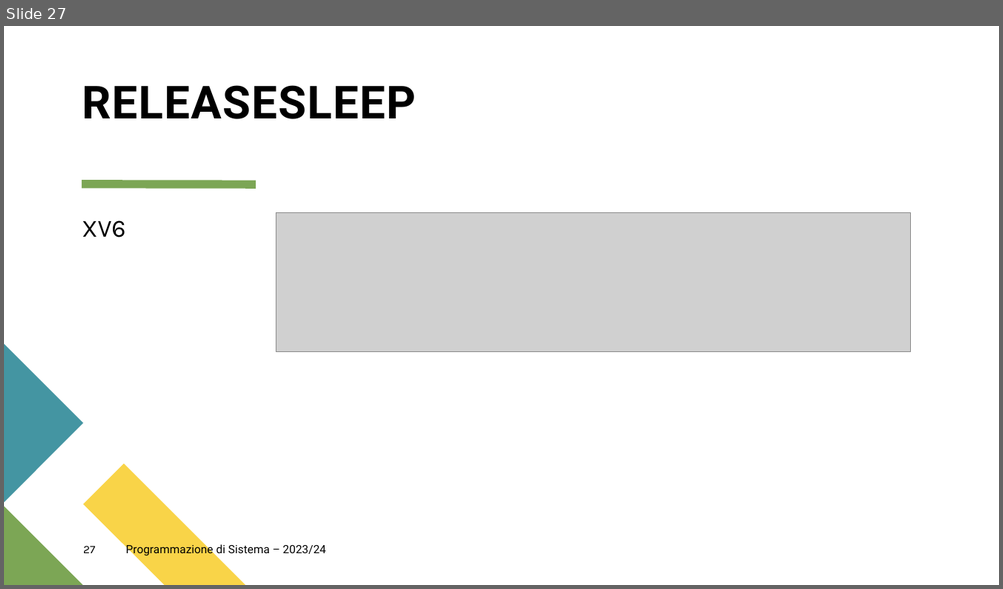
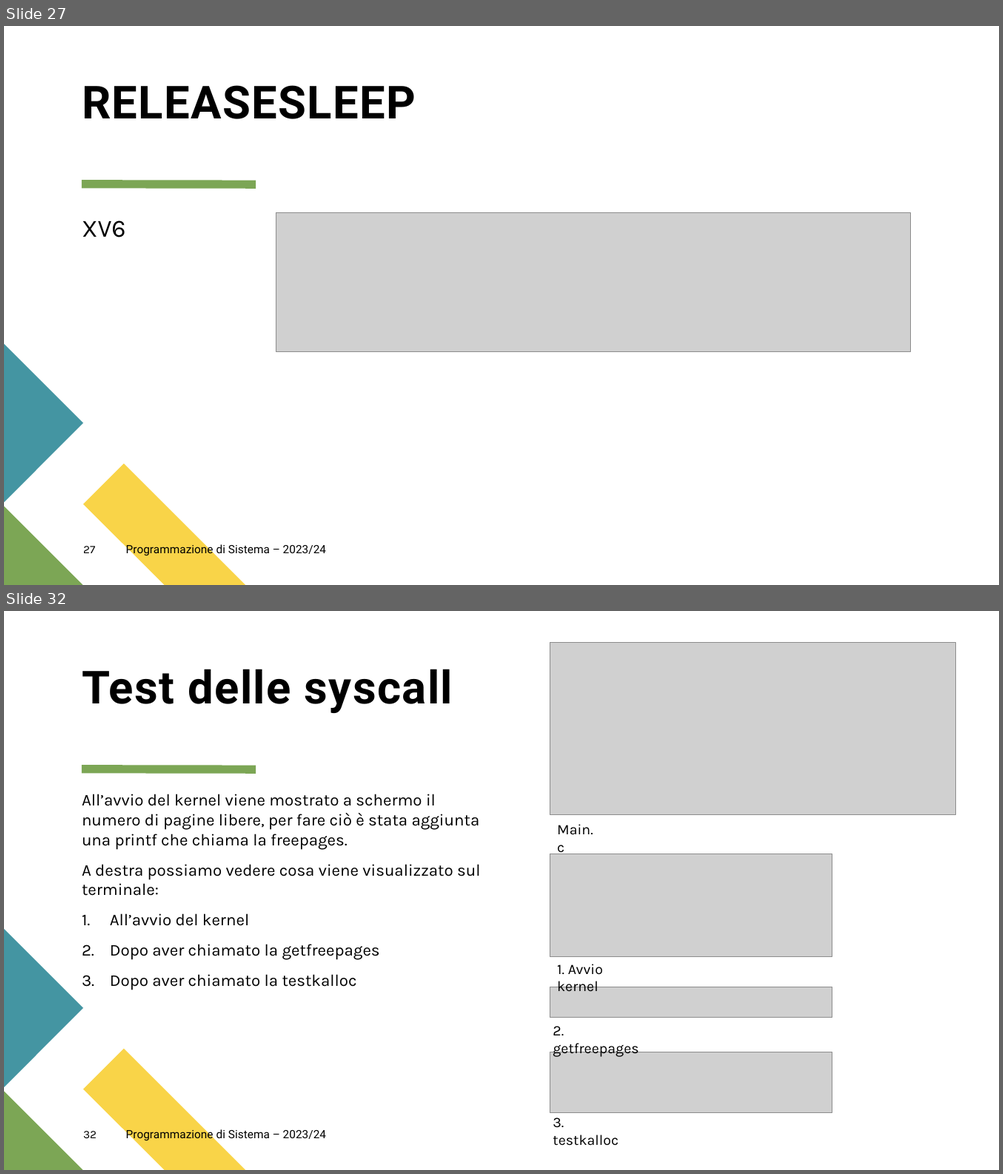
Before and after one commit to Zafonte/OS-project, a slide deck: OS161 Project/PDS.pptx. Shown one above the other, each under a label of ours: slide 27 before the commit, slides 27 and 32 after it; the slides between them are not shown. The pictures are 1003x589 and 1003x1174 pixels, drawn with LibreOffice and Linux fonts; fonts in the diff are those of the drawing; grey boxes stand for pictures. Boxes give left, top, right and bottom in pixels: in the first picture for what was removed or moved away, otherwise in the second. Text is boxed around its words. In the diff, an @@ line names an element or a change of style, - is before the commit and + after.

```diff
--- a/OS161 Project/PDS.pptx
+++ b/OS161 Project/PDS.pptx
@@ slide 32 added at bbox=[4, 611, 999, 1170], background #FFFFFF; not listed: 4 template elements that a slide beside it also shows @@
@@ picture added at bbox=[549, 642, 955, 815] @@
@@ title added at bbox=[82, 669, 452, 713], 44 pt, text #000000, bold @@
+Test delle syscall
@@ text added at bbox=[82, 794, 481, 991], 16 pt, text #000000 @@
+All’avvio del kernel viene mostrato a schermo il numero di pagine libere, per fare ciò è stata aggiunta una printf che chiama la freepages.
+A destra possiamo vedere cosa viene visualizzato sul terminale:
+1. All’avvio del kernel
+2. Dopo aver chiamato la getfreepages
+3. Dopo aver chiamato la testkalloc
@@ text added at bbox=[557, 824, 593, 857], 14 pt, text #000000 @@
+Main.c
@@ picture added at bbox=[549, 854, 832, 957] @@
@@ text added at bbox=[557, 964, 603, 991], 14 pt, text #000000 @@
+1. Avvio kernel
@@ picture added at bbox=[549, 987, 832, 1017] @@
@@ text added at bbox=[552, 1026, 638, 1057], 14 pt, text #000000 @@
+2. getfreepages
@@ picture added at bbox=[549, 1053, 832, 1113] @@
@@ text added at bbox=[552, 1118, 618, 1146], 14 pt, text #000000 @@
+3. testkalloc
@@ page number added at bbox=[83, 1131, 96, 1139], 11 pt, text #000000 @@
+32
@@ text added at bbox=[126, 1128, 326, 1142], 11 pt, text #000000 @@
+Programmazione di Sistema – 2023/24
```
Also in this commit, not shown: 4 other slides added.
